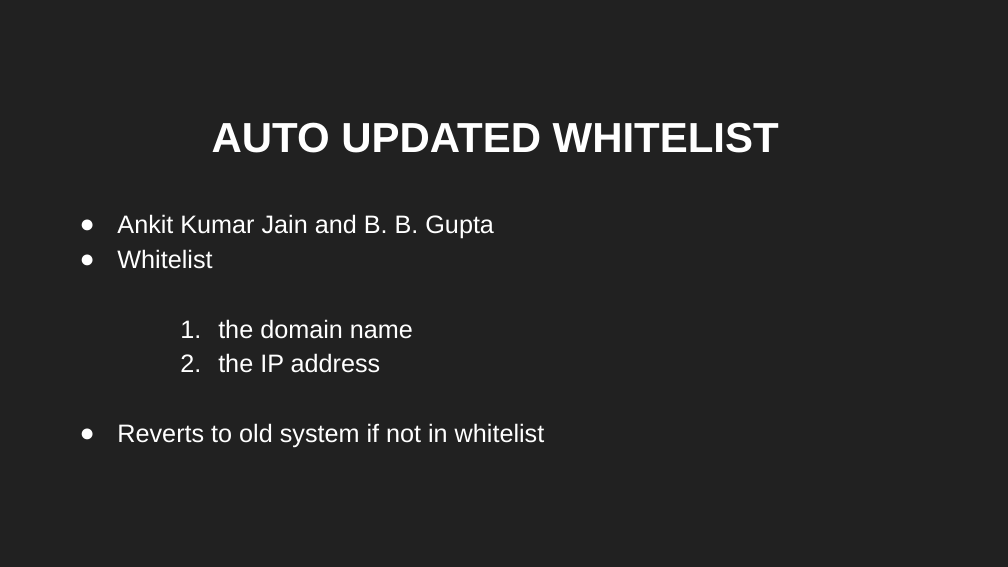
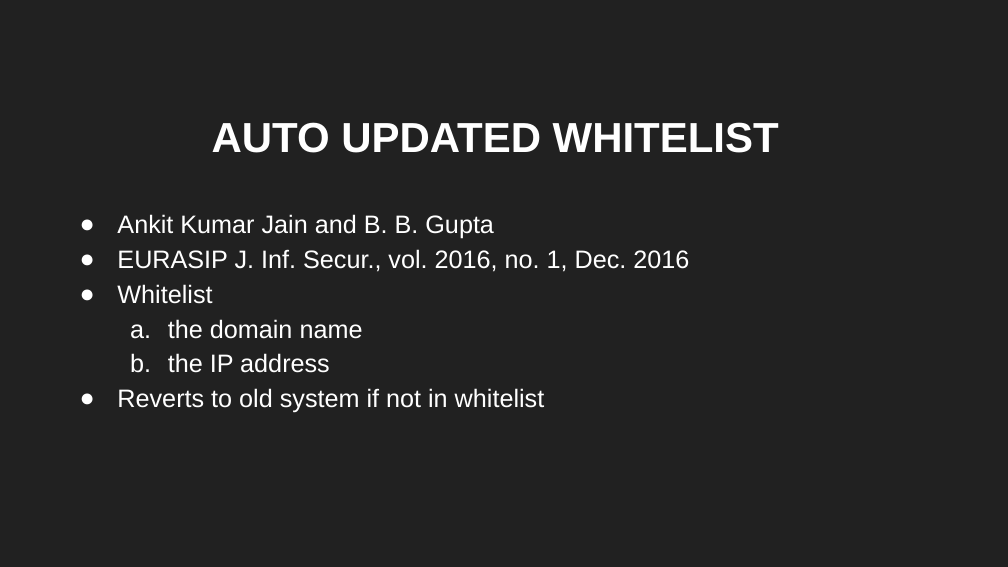
Before and after one commit to sbenstewart/cantina-plus, a slide deck: slide 8 of mail these/first/FYP First.pptx. Drawn at 1008x567 pixels with LibreOffice and Linux fonts; fonts in the diff are those of the drawing. Boxes give left, top, right and bottom in pixels: in the first picture for what was removed or moved away, otherwise in the second. Text is boxed around its words. In the diff, an @@ line names an element or a change of style, - is before the commit and + after.

```diff
--- a/mail these/first/FYP First.pptx
+++ b/mail these/first/FYP First.pptx
@@ subtitle at <box>117,249,689,272</box>: paragraph added @@
+● EURASIP J. Inf. Secur., vol. 2016, no. 1, Dec. 2016
@@ subtitle at <box>168,319,363,373</box>: bullet 1. to a.; list level 1 to 2 in "the domain name"; list level 1 to 2 in "the IP address" @@
```
Also in this commit, not shown: 3 other slides changed, 5 slides added, 3 other files.
